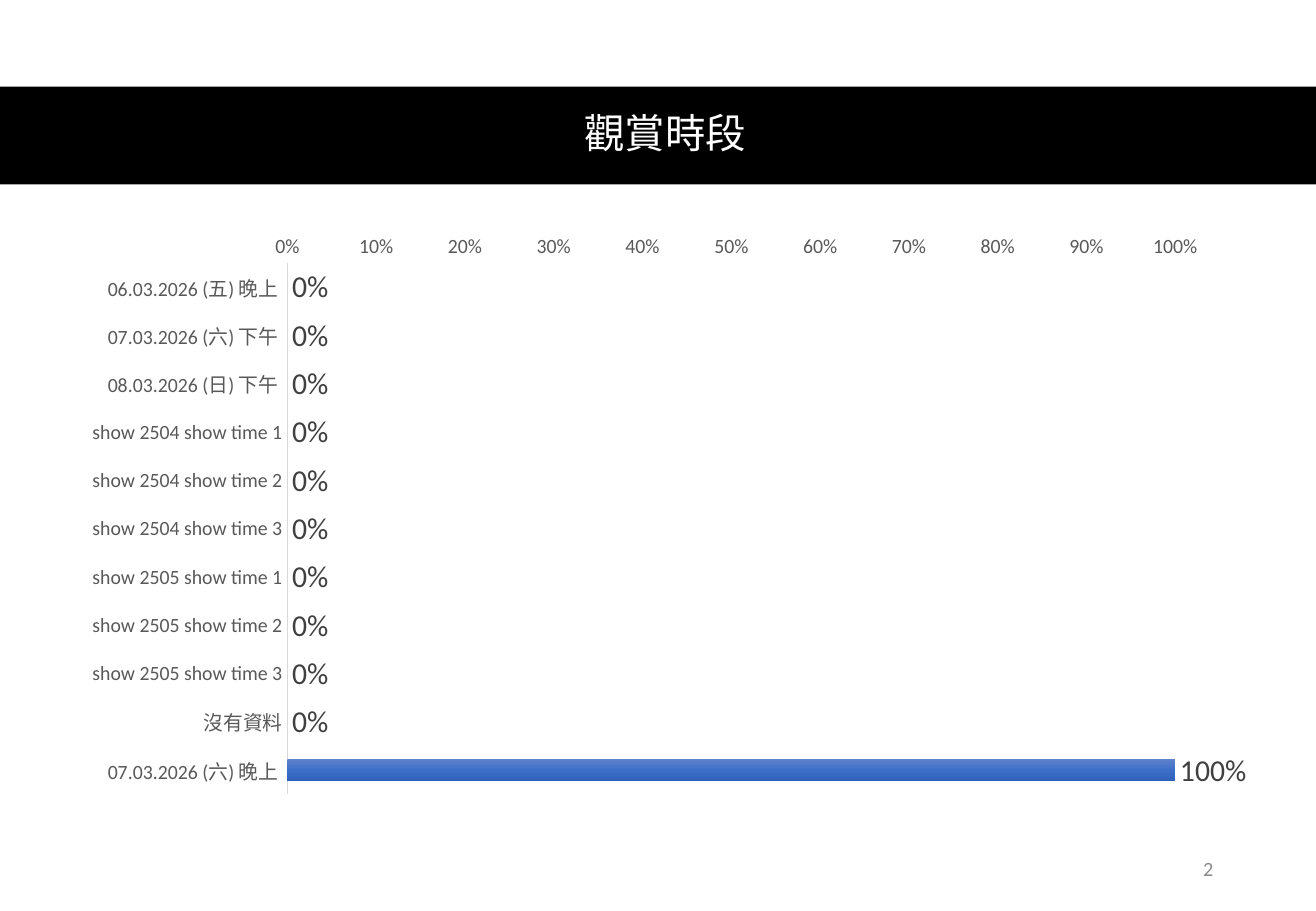
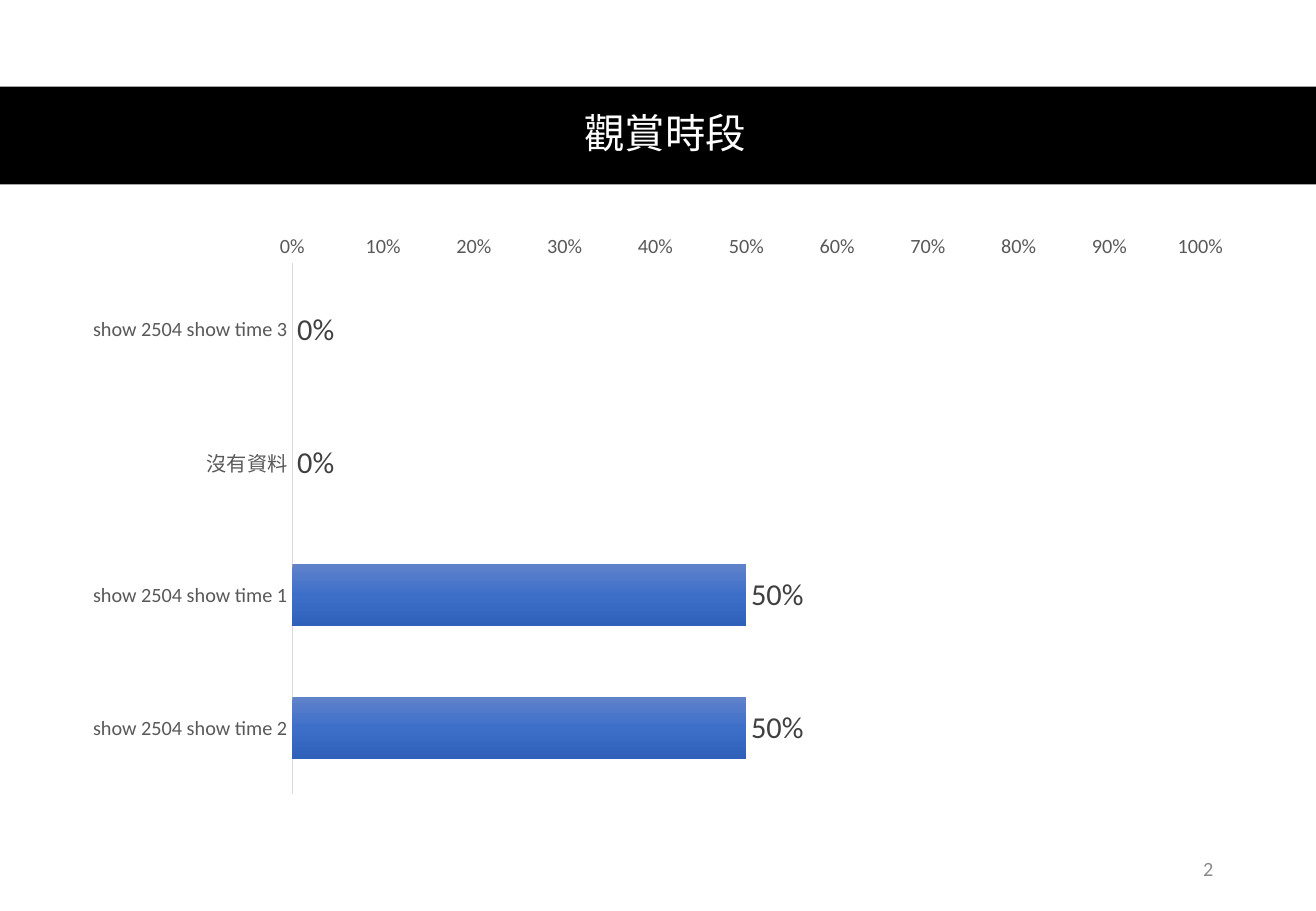
Before and after one commit to wintonau/hkdance2026a, a slide deck: slide 2 of app/static/HKDANCE2026-非首次觀賞.pptx. Drawn at 1316x911 pixels with LibreOffice and Linux fonts; fonts in the diff are those of the drawing. Boxes give left, top, right and bottom in pixels: in the first picture for what was removed or moved away, otherwise in the second. Text is boxed around its words. In the diff, an @@ line names an element or a change of style, - is before the commit and + after.

```diff
--- a/app/static/HKDANCE2026-非首次觀賞.pptx
+++ b/app/static/HKDANCE2026-非首次觀賞.pptx
@@ bar chart at (x1=69, y1=222, x2=1247, y2=807) @@
-categories: 06.03.2026 (五) 晚上 , 07.03.2026 (六) 下午 , 08.03.2026 (⽇) 下午 , show 2504 show time 1, show 2504 show time 2, show 2504 show time 3, show 2505 show time 1, show 2505 show time 2, show 2505 show time 3, 沒有資料, 07.03.2026 (六) 晚上 
+categories: show 2504 show time 3, 沒有資料, show 2504 show time 1, show 2504 show time 2
-Series 1: 0, 0, 0, 0, 0, 0, 0, 0, 0, 0, 1
+Series 1: 0, 0, 0.5, 0.5
```
Also in this commit, not shown: 13 other slides changed, 10 other files.
